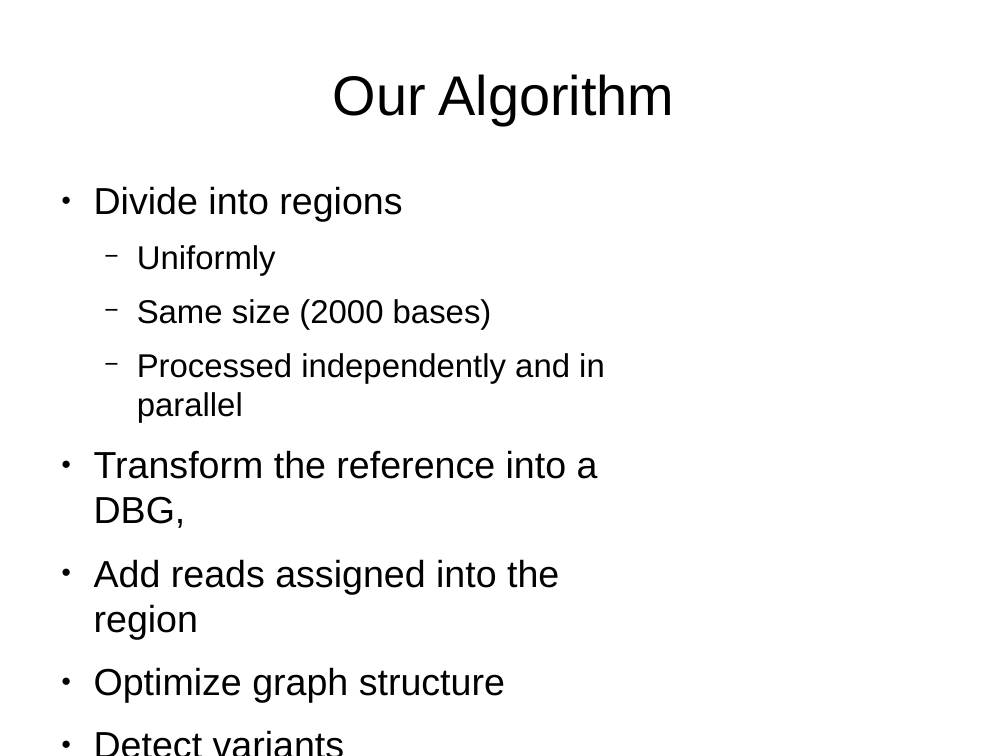
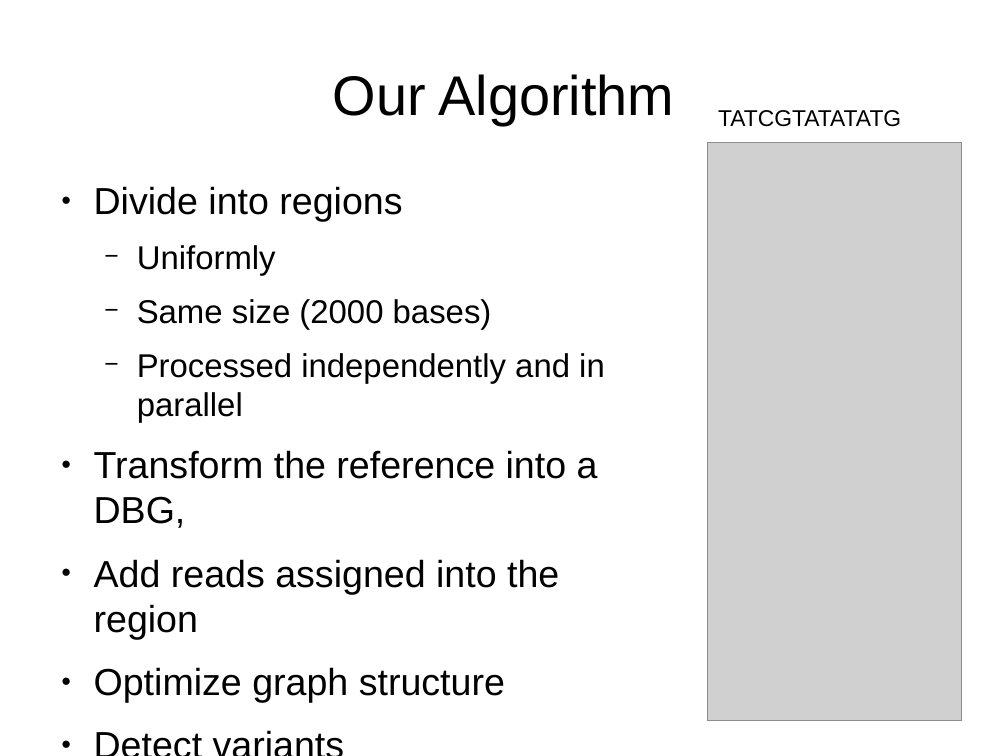
Before and after one commit to MartinDrab/Genetics, a slide deck: slide 4 of ppt/obhajoba/obhajoba.odp. Drawn at 1008x756 pixels with LibreOffice and Linux fonts; fonts in the diff are those of the drawing; grey boxes stand for pictures. Boxes give left, top, right and bottom in pixels: in the first picture for what was removed or moved away, otherwise in the second. Text is boxed around its words. In the diff, an @@ line names an element or a change of style, - is before the commit and + after.

```diff
--- a/ppt/obhajoba/obhajoba.odp
+++ b/ppt/obhajoba/obhajoba.odp
@@ text added at bbox=[718, 110, 901, 127], 18 pt, text #000000 @@
+TATCGTATATATG
@@ picture added at bbox=[707, 143, 961, 721] @@
```
Also in this commit, not shown: 2 other slides changed, 1 slide added, 1 slide removed, 2 other files.
